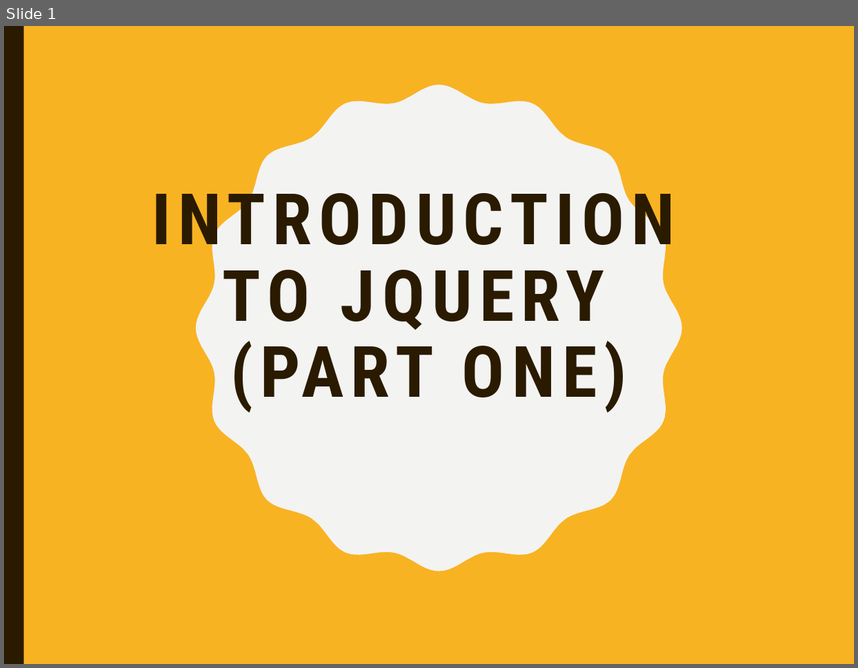
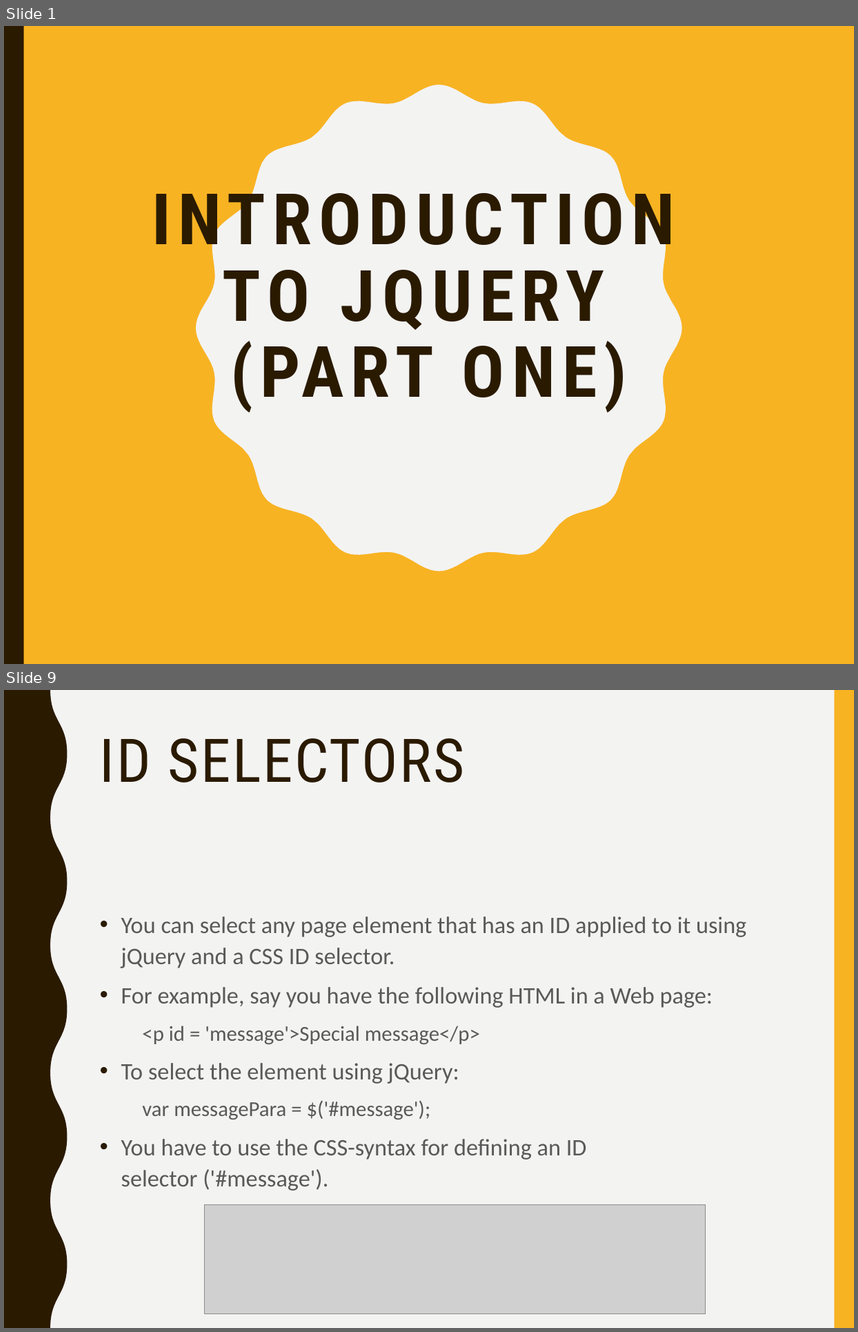
Before and after one commit to mlyngweb1/Website-Development-2-src, a slide deck: topic-05-jQuery-1/talk-1/talk-1.pptx. Shown one above the other, each under a label of ours: slide 1 before the commit, slides 1 and 9 after it; the slides between them are not shown. The pictures are 858x668 and 858x1332 pixels, drawn with LibreOffice and Linux fonts; fonts in the diff are those of the drawing; grey boxes stand for pictures. Boxes give left, top, right and bottom in pixels: in the first picture for what was removed or moved away, otherwise in the second. Text is boxed around its words. In the diff, an @@ line names an element or a change of style, - is before the commit and + after.

```diff
--- a/topic-05-jQuery-1/talk-1/talk-1.pptx
+++ b/topic-05-jQuery-1/talk-1/talk-1.pptx
@@ slide 9 added at (4, 690, 854, 1328), background #F3F3F2 @@
@@ freeform shape added at (4, 690, 67, 1328), fill #2A1A00 @@
@@ rectangle added at (835, 690, 854, 1328), fill #F8B323 @@
@@ title added at (100, 738, 465, 782), 51 pt, text #2A1A00 @@
+ID SELECTORS
@@ text added at (121, 916, 746, 1190), 20 pt, text #595959 @@
+• You can select any page element that has an ID applied to it using jQuery and a CSS ID selector.
+• For example, say you have the following HTML in a Web page:
+  <p id = 'message'>Special message</p>
+• To select the element using jQuery:
+  var messagePara = $('#message');
+• You have to use the CSS-syntax for defining an ID selector ('#message').
@@ picture added at (205, 1204, 705, 1313) @@
```
Also in this commit, not shown: 37 other slides added, 6 other files.
